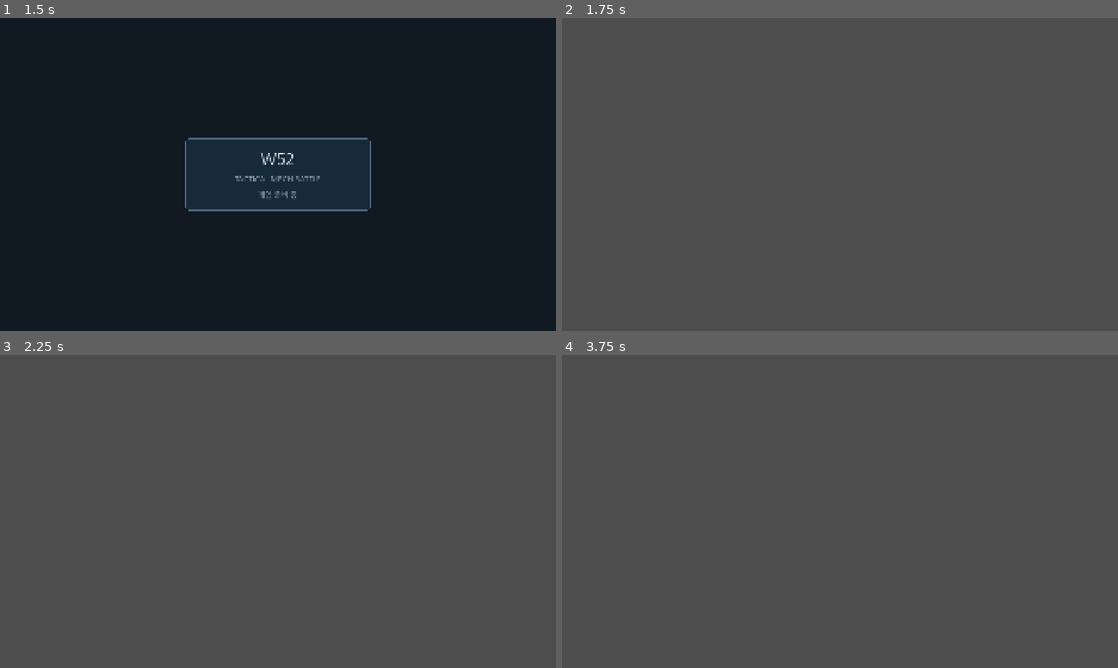
Above: before the commit, frames 1-4 (two rows, left to right).
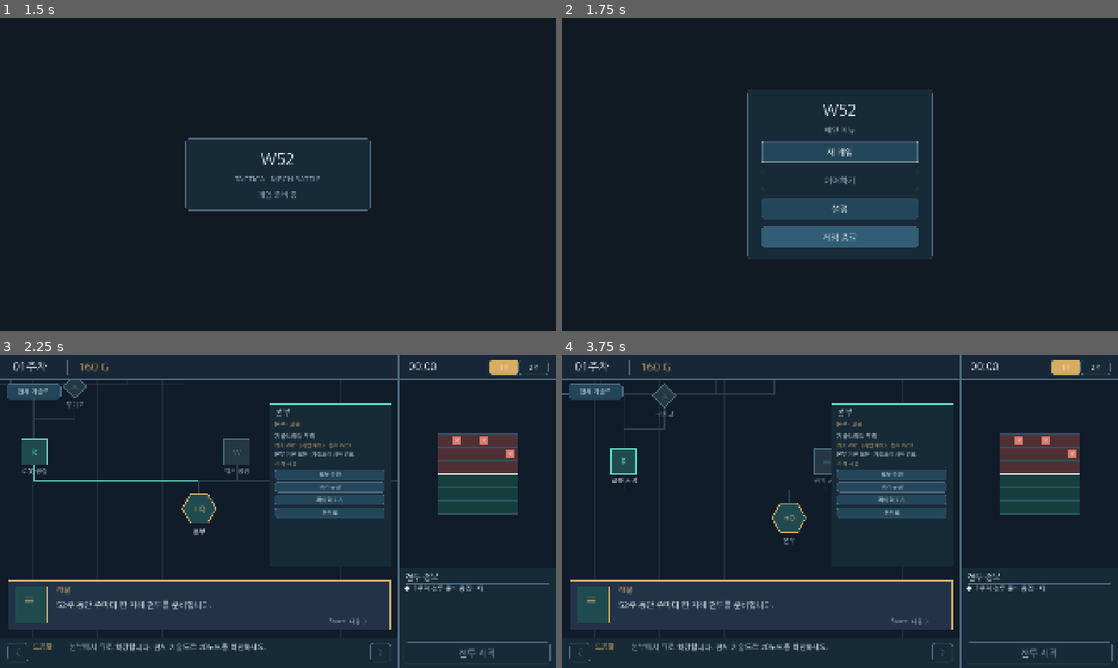
Above: after the commit, the same moments.

Repository: xcliming-svg/w52
Game: Godot game, scene res://main.tscn
The game is run twice, just before and just after one commit, with the same random seed, the same clock (stepped at 60 frames per second) and the same inputs.
Inputs (mouse positions are in pixels of both pictures, inside the frame that each line leads up to):
- Up to frame 1 (1.5 s): tap Enter at 0.5 s; move the mouse to (400, 158) at 0.52 s; click (400, 158) at 0.67 s; tap Space at 0.77, 1.25 s; drag from (166, 190) to (250, 237) at 1.27 s
- Up to frame 2 (1.75 s): no input
- Up to frame 3 (2.25 s): click (278, 489) at 2 s, where only the run after the commit has a clickable "새 게임"
- Up to frame 4 (3.75 s): click (890, 473) at 2.75 s, where only the run after the commit has a clickable "로봇 공장"; click (890, 464) at 3.5 s, where only the run after the commit has a clickable "선행 시설: 본부"

Frame 1 is identical in both runs. In frame 2, 100% of the frame differs, in the area x 0-100%, y 0-100%; in frame 3, 99%; in frame 4, 99%.
Error before the commit: Parse Error: Expected variable name after "var". (res://scripts/game.gd:696)

Commit message:
fix(w52): avoid reserved GDScript class_name identifier detected by Actions

Diff:
--- a/scripts/game.gd
+++ b/scripts/game.gd
@@ -693,7 +693,7 @@
         child.queue_free()
     var kind := str(node["kind"])
     info_title.text = str(node["name"]) + (" · 개체" if str(context["kind"]) == "FIELD_INSTANCE" else "")
-    var class_name := "본부" if kind == "root" else ("유닛" if kind == "unit" else ("생산시설" if kind == "production" else "기술시설"))
+    var kind_label := "본부" if kind == "root" else ("유닛" if kind == "unit" else ("생산시설" if kind == "production" else "기술시설"))
     var status := "보유" if _has_building(str(node["id"])) else ("조건 충족" if _is_node_unlocked(node) else "잠금")
     if kind == "unit":
         status = "배치 가능" if _is_node_unlocked(node) else "배치 잠금"
@@ -703,7 +703,7 @@
         status = "위치 지정 대기"
     if str(context["kind"]) == "FIELD_INSTANCE":
         status = "개체 선택 · " + ("배치 편집 가능" if phase in ["dialogue", "prepare"] else "조회 전용")
-    info_status.text = class_name + " · " + status
+    info_status.text = kind_label + " · " + status
     _render_info_content(context)
     var actions := _get_info_actions(context)
     deploy_button.visible = not str(actions["primary"]).is_empty()
